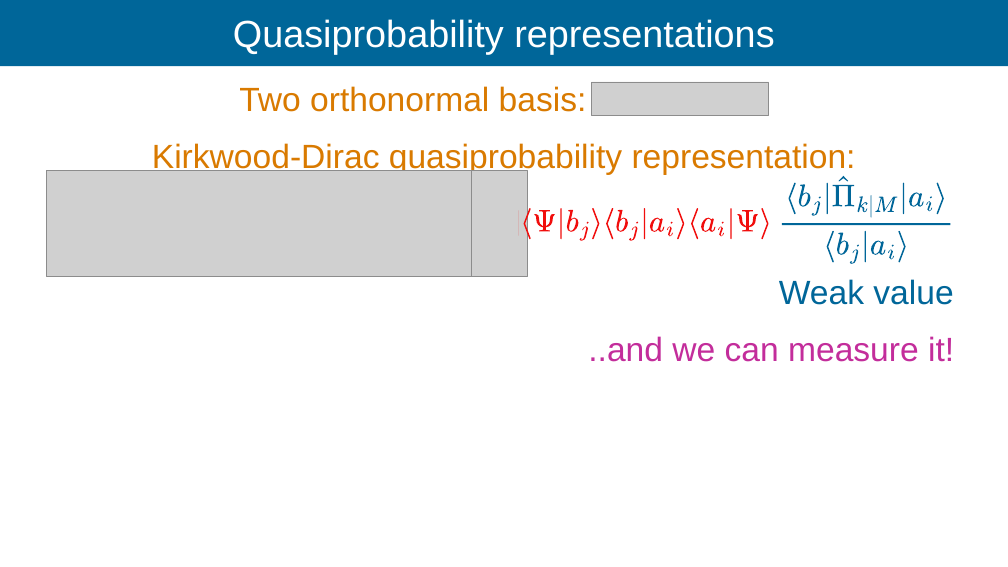
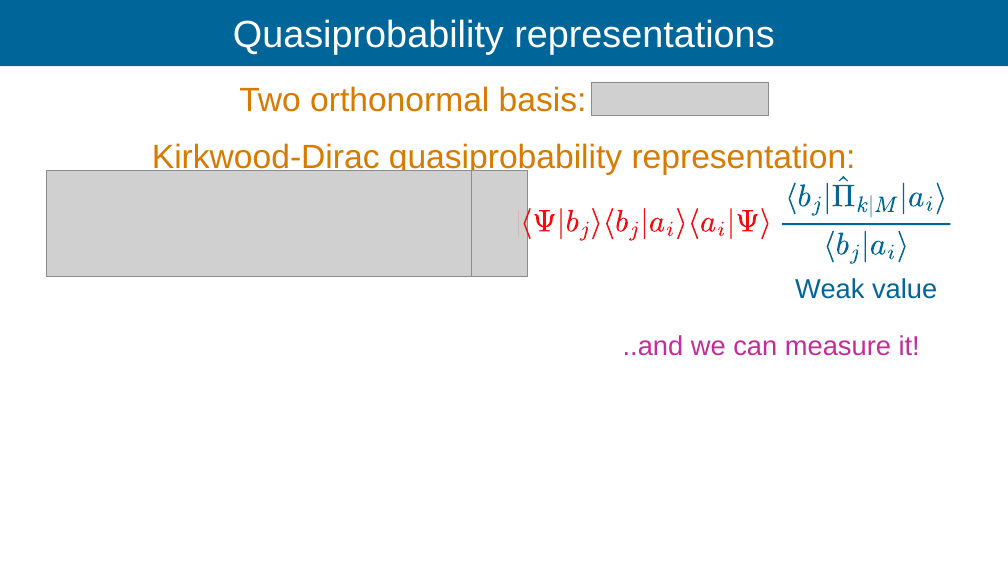
Before and after one commit to Ismaele-vincent/PhD, a slide deck: slide 77 of 2026/Talks/ILL Seminar/ILL seminar 2026 ver3.odp (slide 75 before the commit). Drawn at 1008x567 pixels with LibreOffice and Linux fonts; fonts in the diff are those of the drawing; grey boxes stand for pictures; background and template pictures are left out. Boxes give left, top, right and bottom in pixels: in the first picture for what was removed or moved away, otherwise in the second. Text is boxed around its words. In the diff, an @@ line names an element or a change of style, - is before the commit and + after.

```diff
--- a/2026/Talks/ILL Seminar/ILL seminar 2026 ver3.odp
+++ b/2026/Talks/ILL Seminar/ILL seminar 2026 ver3.odp
@@ text "Weak value": place and size @@
-text "Weak value" at (779, 279, 953, 305)
+text "Weak value" at (795, 278, 937, 299)
@@ text "Weak value" at (795, 278, 937, 299): size 32 to 26 pt @@
@@ text "..and we can measure it!" at (623, 335, 920, 356): size 32 to 26 pt @@
@@ text "..and we can measure it!": place and size @@
-text "..and we can measure it!" at (588, 336, 954, 362)
+text "..and we can measure it!" at (623, 335, 920, 356)
```
Also in this commit, not shown: 18 other slides changed, 15 slides added, 6 other files.
